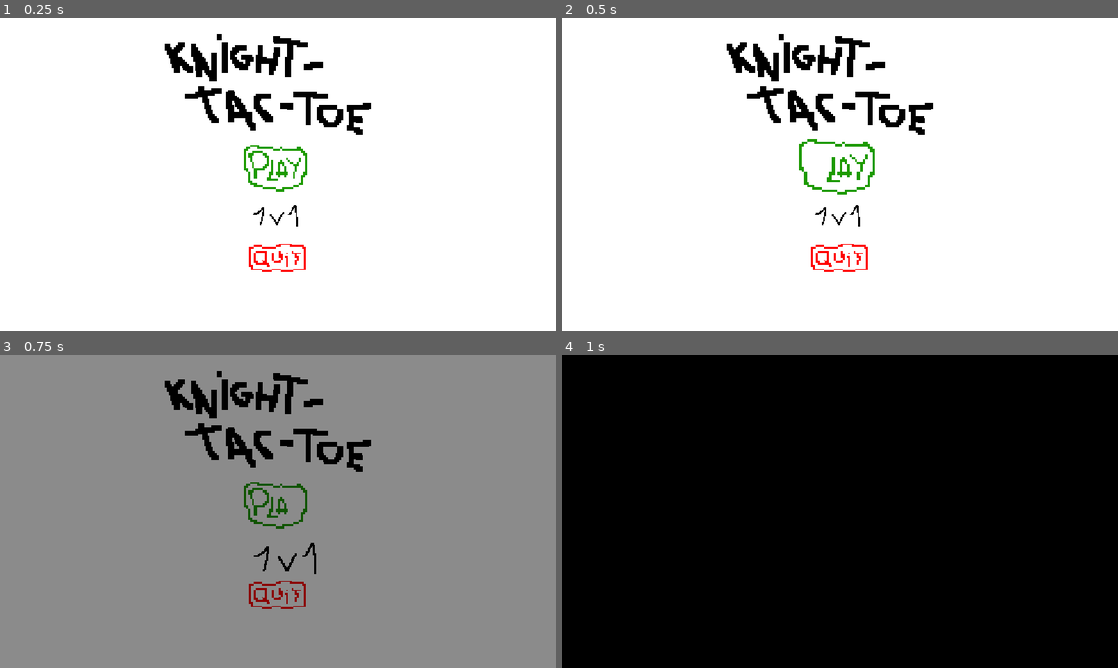
Above: before the commit, frames 1-4 (two rows, left to right).
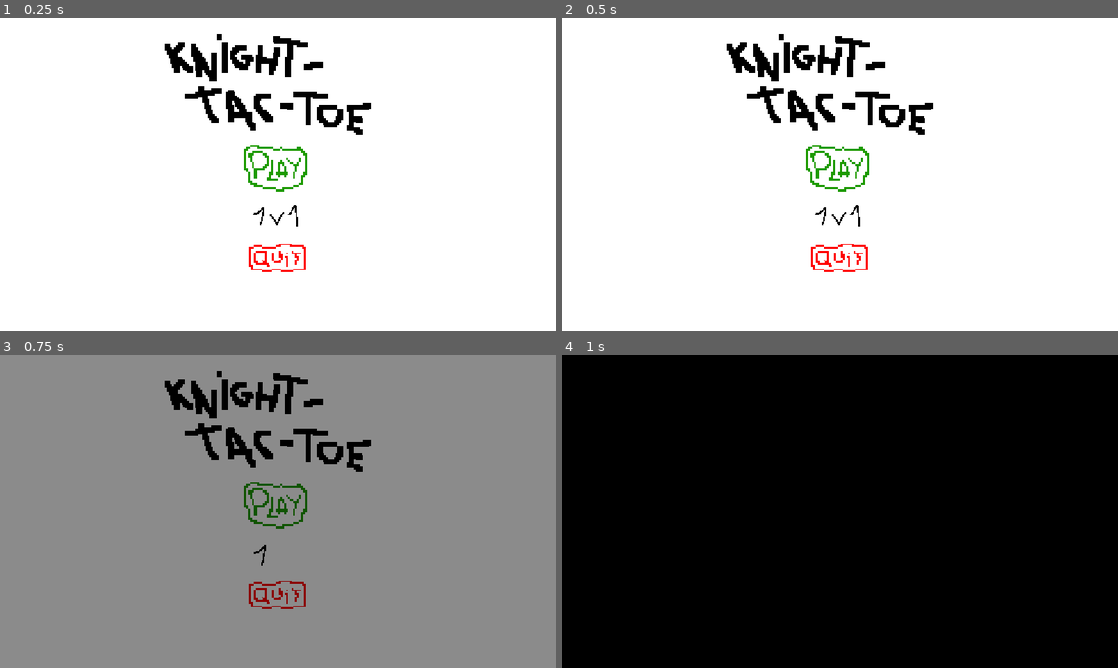
Above: after the commit, the same moments.

Repository: BecquerelBoy/MegaMorpion
Game: Godot game, scene res://Scene/main_menu.tscn
The game is run twice, just before and just after one commit, with the same random seed, the same clock (stepped at 60 frames per second) and the same inputs.
Inputs (mouse positions are in pixels of both pictures, inside the frame that each line leads up to):
- Up to frame 1 (0.25 s): no input
- Up to frame 2 (0.5 s): no input
- Up to frame 3 (0.75 s): click (278, 555) at 0.5 s
- Up to frame 4 (1 s): no input

Frame 1 is identical in both runs. In frame 2, 0.8% of the frame differs, in the area x 42-57%, y 38-57%; in frame 3, 0.2%; in frame 4, nothing differs.

Commit message:
main menu button animation fix
les animations du menu principal ne marchais pas bien donc je les ai reparé

Diff:
--- a/mega-morpion/Scene/main_menu.tscn
+++ b/mega-morpion/Scene/main_menu.tscn
@@ -38,10 +38,6 @@
 &"fade_in": SubResource("Animation_qh31p")
 }
 
-[sub_resource type="Curve" id="Curve_ow4pr"]
-_data = [Vector2(0, 0), 0.0, 0.0, 0, 0, Vector2(0.5, 1), 0.0, 0.0, 0, 0]
-point_count = 2
-
 [sub_resource type="Curve" id="Curve_orcqd"]
 _data = [Vector2(0, 0), 0.0, 0.0, 0, 0, Vector2(0.50289, 1), 0.0, 0.0, 0, 0, Vector2(1, 0), 0.0, 0.0, 0, 0]
 point_count = 3
@@ -93,7 +89,7 @@
 }],
 "loop": false,
 "name": &"Play",
-"speed": 10.0
+"speed": 20.0
 }]
 
 [sub_resource type="SpriteFrames" id="SpriteFrames_shpw1"]
@@ -114,9 +110,9 @@
 "duration": 1.0,
 "texture": ExtResource("8_4ckpx")
 }],
-"loop": true,
+"loop": false,
 "name": &"default",
-"speed": 5.0
+"speed": 10.0
 }]
 
 [sub_resource type="AtlasTexture" id="AtlasTexture_817de"]
@@ -166,7 +162,7 @@
 }],
 "loop": false,
 "name": &"Quit",
-"speed": 10.0
+"speed": 20.0
 }]
 
 [node name="main_menu" type="Control"]
@@ -202,7 +198,6 @@
 pivot_offset = Vector2(20, 20)
 focus_neighbor_bottom = NodePath("../Quit")
 script = ExtResource("3_r66qg")
-focus_scale_curve = SubResource("Curve_ow4pr")
 press_scale_curve = SubResource("Curve_orcqd")
 
 [node name="ButtonPlayAnim" type="AnimatedSprite2D" parent="CanvasLayer/Play"]
@@ -239,7 +234,6 @@
 pivot_offset = Vector2(20, 20)
 focus_neighbor_top = NodePath("../Play")
 script = ExtResource("3_r66qg")
-focus_scale_curve = SubResource("Curve_ow4pr")
 press_scale_curve = SubResource("Curve_orcqd")
 
 [node name="ButtonQuitAnim" type="AnimatedSprite2D" parent="CanvasLayer/Quit"]
@@ -274,4 +268,5 @@
 
 [node name="MainTheme" type="AudioStreamPlayer2D" parent="."]
 
+[connection signal="mouse_entered" from="CanvasLayer/1v1" to="." method="_on_v_1_mouse_entered"]
 [connection signal="pressed" from="CanvasLayer/1v1" to="." method="_on_v_1_pressed"]
--- a/mega-morpion/Script/AnimatedButton.gd
+++ b/mega-morpion/Script/AnimatedButton.gd
@@ -2,43 +2,49 @@
 class_name CustomButton
 
 # Courbes éditables dans l'inspecteur
-@export var focus_scale_curve: Curve
+@export var hover_scale_curve: Curve
 @export var press_scale_curve: Curve
 
 # Paramètres d'animation
-@export var focus_duration: float = 0.3
+@export var hover_duration: float = 0.3
 @export var press_duration: float = 0.2
-@export var focus_max_scale: float = 1.2
+@export var hover_max_scale: float = 1.2
 @export var press_max_scale: float = 1.4
 
 # Variables internes
 var original_scale: Vector2
 var current_tween: Tween
-var is_focused: bool = false
+var is_hovered: bool = false
 
 func _ready():
 	# Sauvegarder la taille originale
 	original_scale = scale
 
-	# Configurer le bouton pour recevoir le focus
-	focus_mode = Control.FOCUS_ALL
+	# Désactiver complètement le focus
+	focus_mode = Control.FOCUS_NONE
 
-	# Connecter les signaux
-	focus_entered.connect(_on_focus_entered)
-	focus_exited.connect(_on_focus_exited)
+	# Connecter uniquement les signaux de souris
+	mouse_entered.connect(_on_mouse_entered)
+	mouse_exited.connect(_on_mouse_exited)
 	button_down.connect(_on_button_down)
+	button_up.connect(_on_button_up)
 
-func _on_focus_entered():
-	is_focused = true
-	animate_with_curve(focus_scale_curve, focus_max_scale, focus_duration)
+func _on_mouse_entered():
+	is_hovered = true
+	animate_with_curve(hover_scale_curve, hover_max_scale, hover_duration)
 
-func _on_focus_exited():
-	is_focused = false
+func _on_mouse_exited():
+	is_hovered = false
 	animate_to_original_size()
 
 func _on_button_down():
-	if is_focused:
+	if is_hovered:
 		animate_with_curve(press_scale_curve, press_max_scale, press_duration)
+
+func _on_button_up():
+	if is_hovered:
+		# Retourner à la taille de hover après le press
+		animate_with_curve(hover_scale_curve, hover_max_scale, hover_duration)
 
 func animate_with_curve(curve: Curve, max_scale: float, duration: float):
 	# Arrêter l'animation précédente
--- a/mega-morpion/Script/main_menu.gd
+++ b/mega-morpion/Script/main_menu.gd
@@ -6,10 +6,10 @@
 @onready var color_rect: ColorRect = $CanvasLayer/ColorRect
 @onready var button_play_anim: AnimatedSprite2D = $CanvasLayer/Play/ButtonPlayAnim
 @onready var button_quit_anim: AnimatedSprite2D = $CanvasLayer/Quit/ButtonQuitAnim
+@onready var button_1v1_anim: AnimatedSprite2D = $"CanvasLayer/1v1/AnimatedSprite2D"
 @onready var main_theme: AudioStreamPlayer2D = $MainTheme
 
 func _ready() -> void:
-
 	await get_tree().create_timer(0.3).timeout
 	MusicManager.restore_volume(0.8)
 	animation_player.play("fade_in")
@@ -18,48 +18,36 @@
 	play.pressed.connect(_on_play_pressed)
 	quit.pressed.connect(_on_quit_pressed)
 
-	# Connecter les signaux pour les animations des AnimatedSprite2D
-	play.focus_entered.connect(_on_play_focus_entered)
-	quit.focus_entered.connect(_on_quit_focus_entered)
-
-	# Configuration de la navigation manette
-	setup_controller_navigation()
+	# Connecter les signaux pour les animations des AnimatedSprite2D (souris)
+	play.mouse_entered.connect(_on_play_mouse_entered)
+	quit.mouse_entered.connect(_on_quit_mouse_entered)
 
 	if main_theme.stream:
-		MusicManager.play_music(main_theme.stream, 1.0)  # Fade in de 2 secondes
+		MusicManager.play_music(main_theme.stream, 1.0)
 
-func setup_controller_navigation():
-	# Définir l'ordre de navigation
-	play.focus_neighbor_bottom = quit.get_path()
-	quit.focus_neighbor_top = play.get_path()
-
-	# Navigation horizontale (pour éviter les bugs)
-	play.focus_neighbor_left = play.get_path()
-	play.focus_neighbor_right = play.get_path()
-	quit.focus_neighbor_left = quit.get_path()
-	quit.focus_neighbor_right = quit.get_path()
-
-	# Définir le bouton par défaut au focus
-	play.grab_focus()
-
-func _on_play_focus_entered() -> void:
+func _on_play_mouse_entered() -> void:
 	# Lancer l'animation de l'AnimatedSprite2D
 	button_play_anim.play("Play")
 
-func _on_quit_focus_entered() -> void:
+func _on_v_1_mouse_entered() -> void:
+	# Lancer l'animation de l'AnimatedSprite2D
+	button_1v1_anim.play("default")
+
+
+func _on_quit_mouse_entered() -> void:
 	# Lancer l'animation de l'AnimatedSprite2D
 	button_quit_anim.play("Quit")
 
 func _on_play_pressed() -> void:
 	TransitionScreen.transition()
 	await TransitionScreen.on_transition_finished
-	MusicManager.stop_music(0.4)  # Durée du fade out (ajustez selon la durée de votre transition)
+	MusicManager.stop_music(0.4)
 	get_tree().change_scene_to_file("res://Scene/Level_1.tscn")
 
 func _on_v_1_pressed() -> void:
 	TransitionScreen.transition()
 	await TransitionScreen.on_transition_finished
-	MusicManager.stop_music(0.4)  # Durée du fade out (ajustez selon la durée de votre transition)
+	MusicManager.stop_music(0.4)
 	get_tree().change_scene_to_file("res://Scene/GameMode2.tscn")
 
 func _on_quit_pressed() -> void:
Not shown: 1 places in mega-morpion/Scene/main_menu.tscn that only renumber resources
